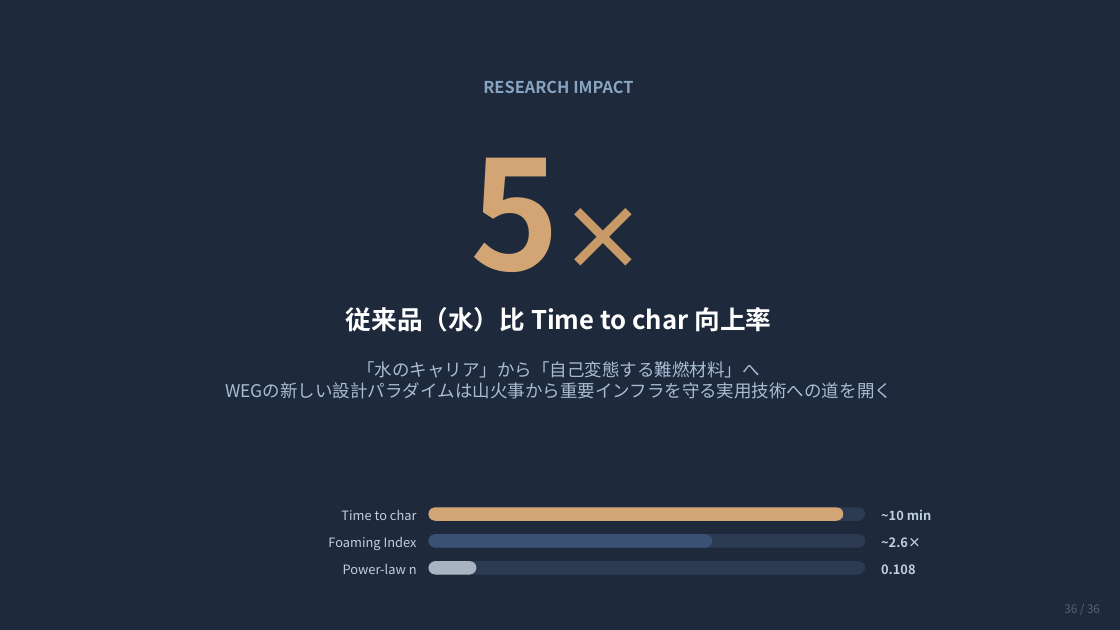
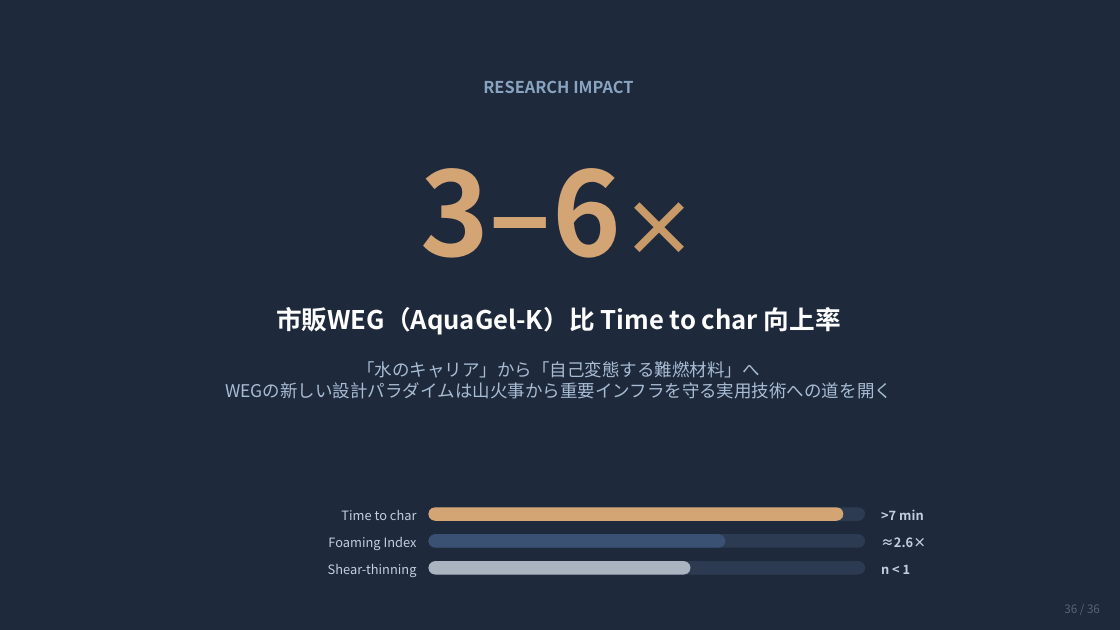
Before and after one commit to ytaisei0525-design/my-first-claude, a slide deck: slide 36 of slides.pptx. Drawn at 1120x630 pixels with LibreOffice and Linux fonts; fonts in the diff are those of the drawing. Boxes give left, top, right and bottom in pixels: in the first picture for what was removed or moved away, otherwise in the second. Text is boxed around its words. In the diff, an @@ line names an element or a change of style, - is before the commit and + after.

```diff
--- a/slides.pptx
+++ b/slides.pptx
@@ text at [420,168,621,258]: text changed; size 130 to 100 pt @@
-5×
+3–6×
@@ text at [276,307,841,335]: text changed @@
-従来品（水）比 Time to char 向上率
+市販WEG（AquaGel-K）比 Time to char 向上率
@@ text at [881,509,924,520]: text changed @@
-~10 min
+>7 min
@@ rounded rectangle: place and size @@
-rounded rectangle at [429,534,712,548]
+rounded rectangle at [429,534,726,548]
@@ text at [881,537,926,547]: text changed @@
-~2.6×
+≈2.6×
@@ text at [328,564,417,577]: text changed @@
-Power-law n
+Shear-thinning
@@ rounded rectangle: place and size @@
-rounded rectangle at [429,561,476,575]
+rounded rectangle at [429,561,691,575]
@@ text at [881,564,911,574]: text changed @@
-0.108
+n < 1
```
Also in this commit, not shown: 15 other slides changed, 1 slide added, 1 slide removed, 1 other file.
